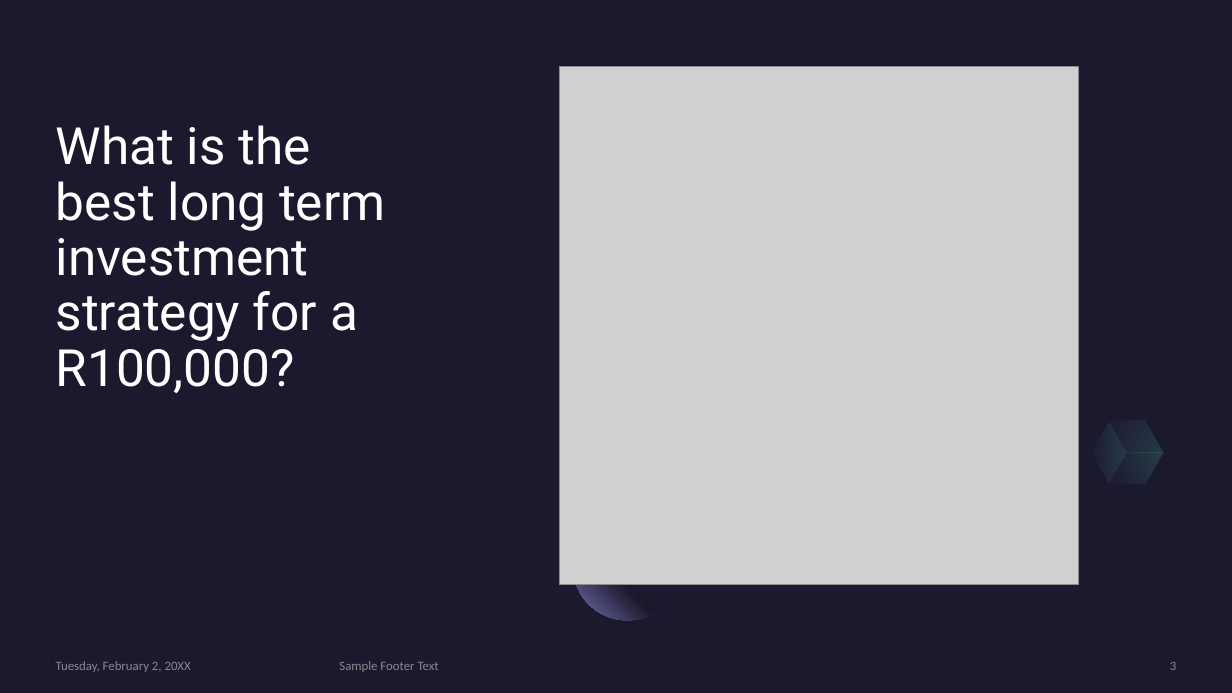
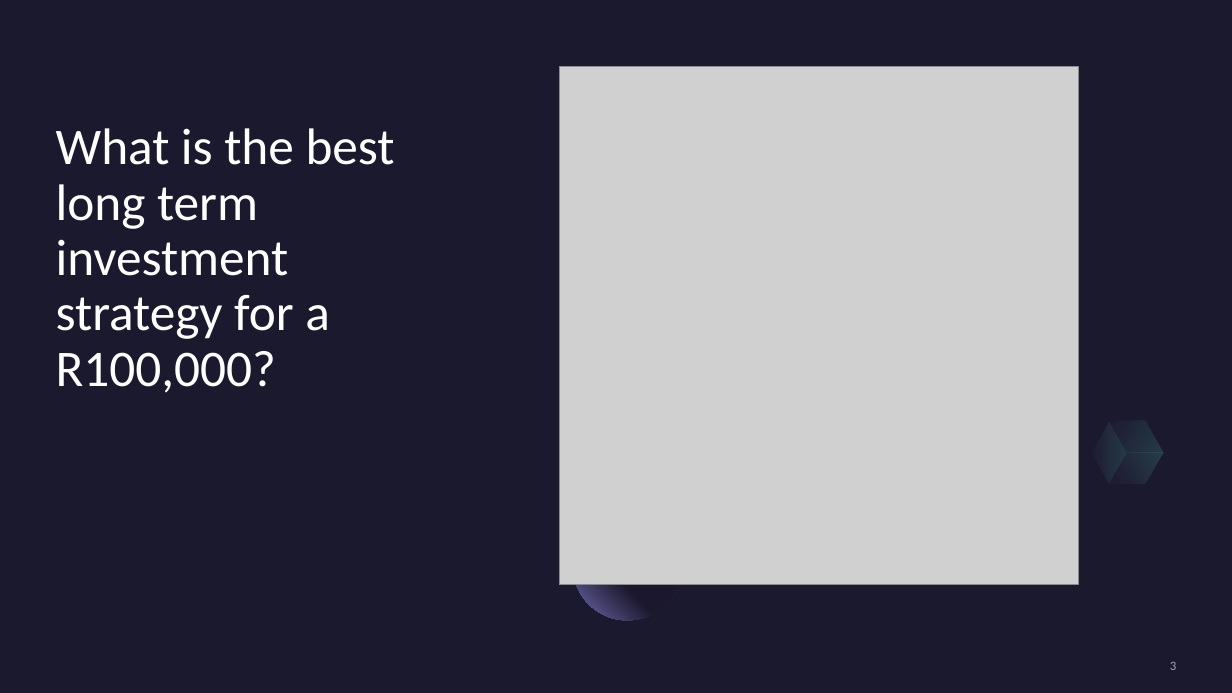
Before and after one commit to kwanda2426/kwanda_mlondi, a slide deck: slide 3 of STOCK MARKET INVESTMENT STRATEGY.pptx. Drawn at 1232x693 pixels with LibreOffice and Linux fonts; fonts in the diff are those of the drawing; grey boxes stand for pictures. Boxes give left, top, right and bottom in pixels: in the first picture for what was removed or moved away, otherwise in the second. Text is boxed around its words. In the diff, an @@ line names an element or a change of style, - is before the commit and + after.

```diff
--- a/STOCK MARKET INVESTMENT STRATEGY.pptx
+++ b/STOCK MARKET INVESTMENT STRATEGY.pptx
@@ title "What is the best long ..." at bbox=[56, 128, 395, 393]: font Roboto to Calibri @@
@@ page number at bbox=[1170, 662, 1176, 670]: text colour #A6A6A6 at 80% opacity to #A5A5A5 @@
@@ text removed at bbox=[56, 661, 191, 672] @@
-Tuesday, February 2, 20XX
@@ text removed at bbox=[339, 661, 439, 672] @@
-Sample Footer Text
```
Also in this commit, not shown: 5 other slides changed, 13 slides added, 11 slides removed, 3 other files.
